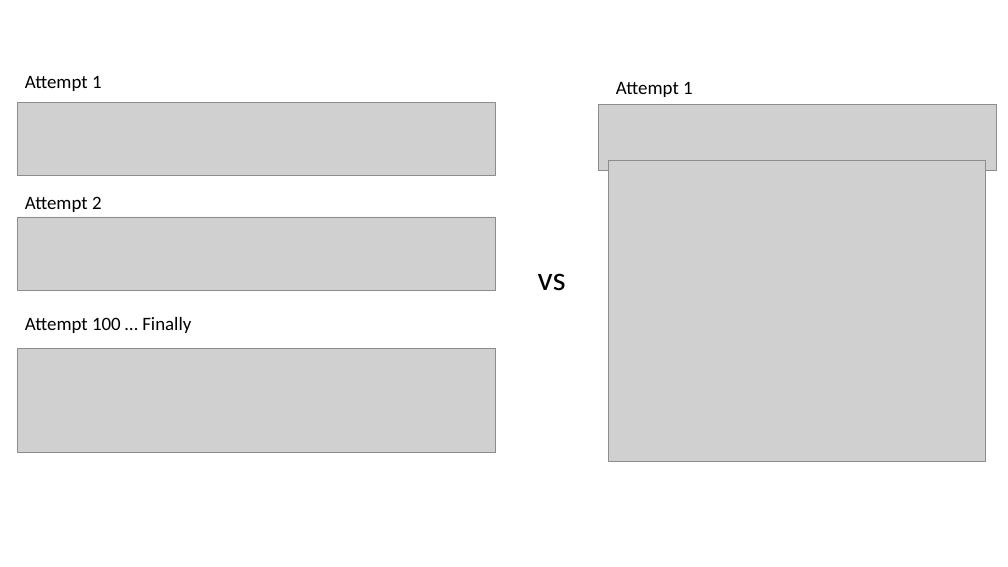
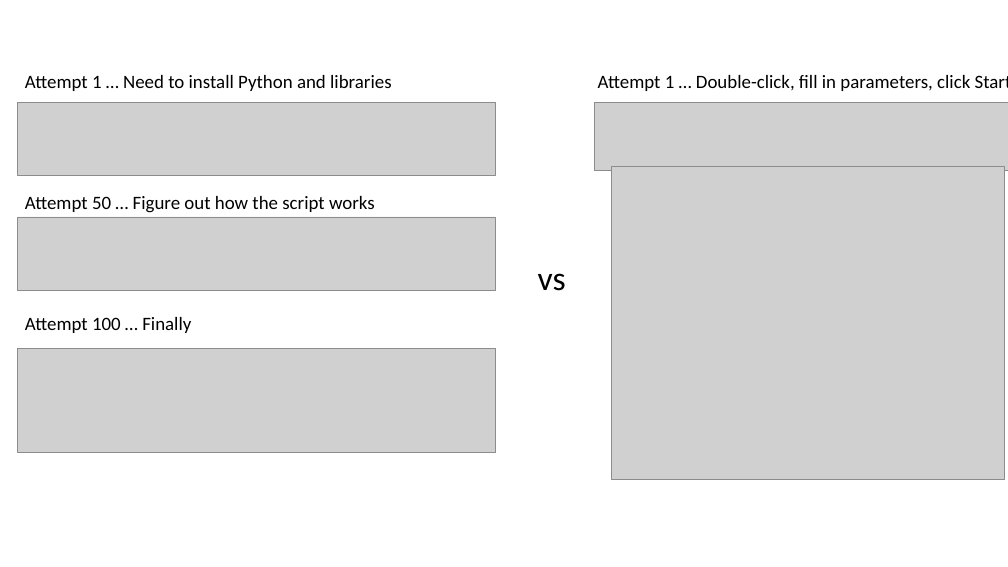
Before and after one commit to JauntyJJS/PyDataGlobal2021Talk, a slide deck: slide 7 of ImagesForSlides.pptx. Drawn at 1008x567 pixels with LibreOffice and Linux fonts; fonts in the diff are those of the drawing; grey boxes stand for pictures. Boxes give left, top, right and bottom in pixels: in the first picture for what was removed or moved away, otherwise in the second. Text is boxed around its words. In the diff, an @@ line names an element or a change of style, - is before the commit and + after.

```diff
--- a/ImagesForSlides.pptx
+++ b/ImagesForSlides.pptx
@@ text at (25, 75, 391, 91): text changed @@
-Attempt 1
+Attempt 1 … Need to install Python and libraries
@@ text at (598, 75, 1008, 91): text changed @@
-Attempt 1
+Attempt 1 … Double-click, fill in parameters, click Start
@@ picture: place and size @@
-picture at (598, 104, 996, 170)
+picture at (594, 102, 1008, 170)
@@ picture: place and size @@
-picture at (609, 160, 986, 461)
+picture at (612, 167, 1004, 480)
@@ text at (25, 196, 375, 213): text changed @@
-Attempt 2
+Attempt 50 … Figure out how the script works
```
Also in this commit, not shown: 6 other files.
